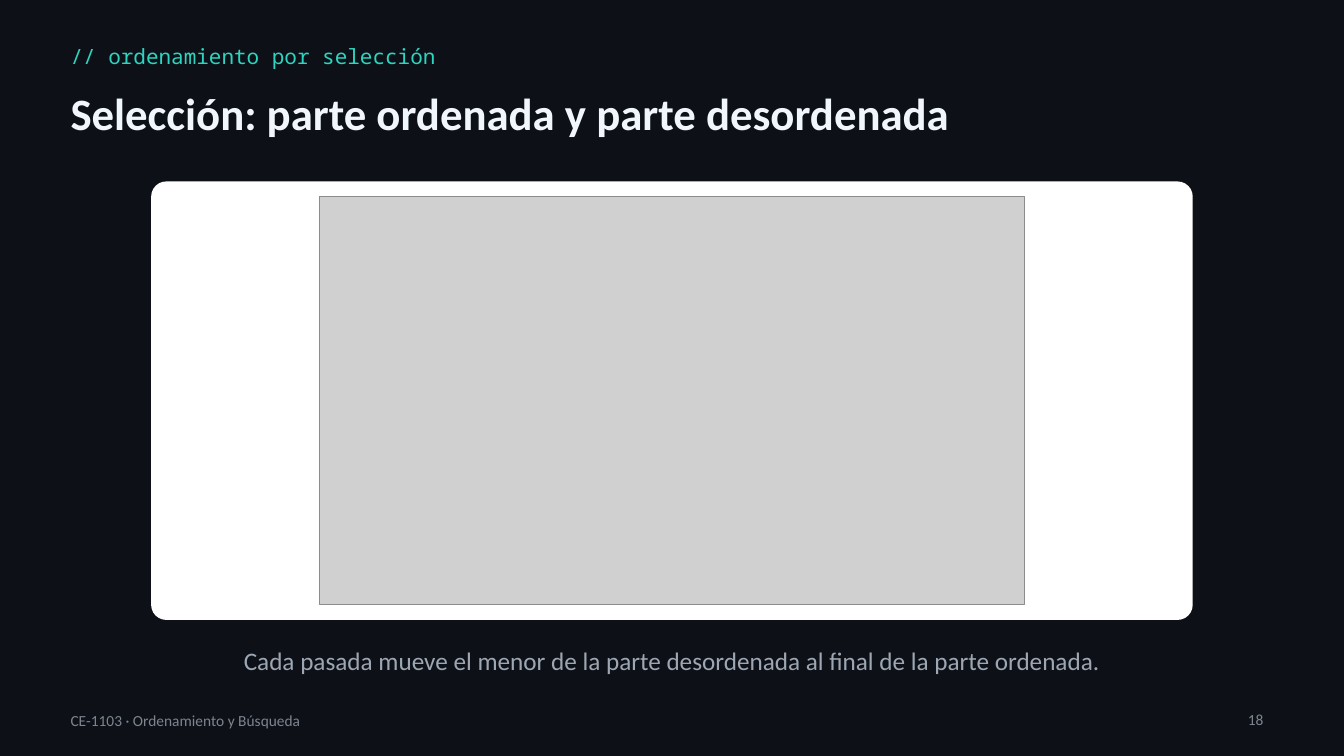
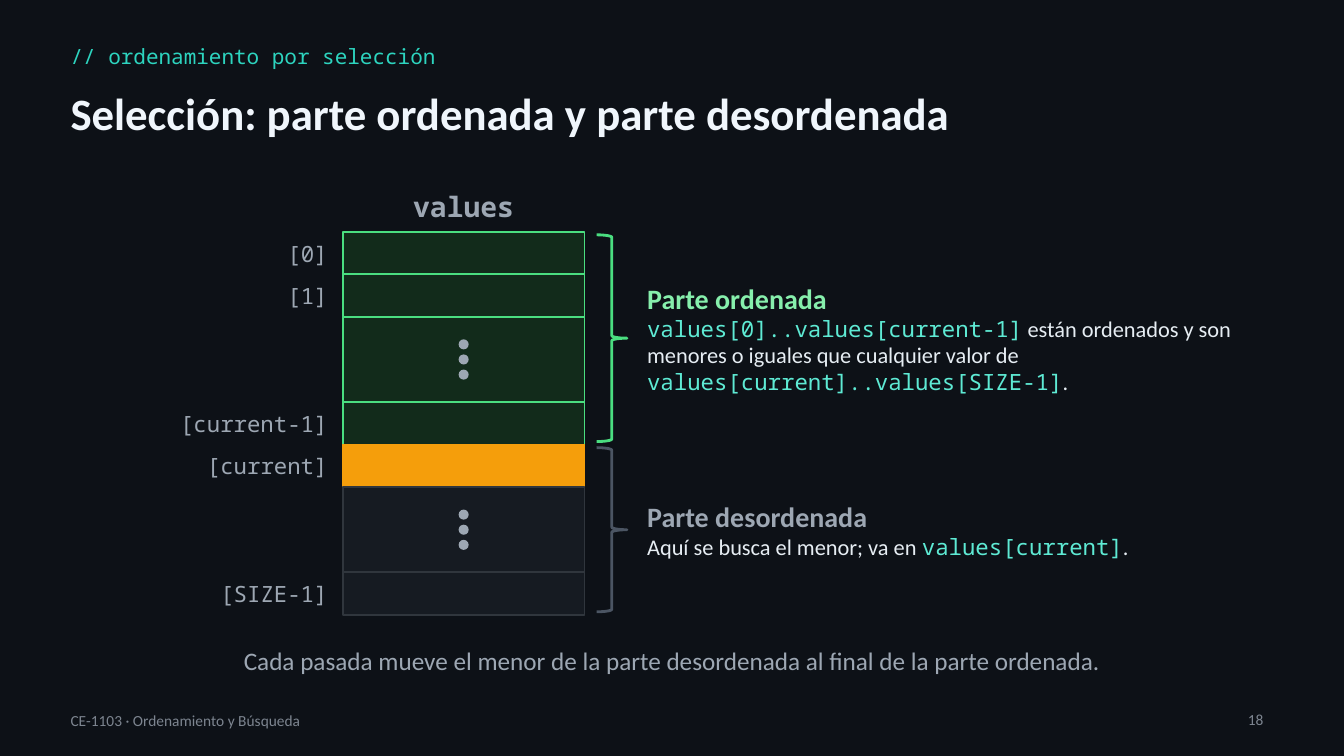
Before and after one commit to itcr-computer-engineering/data-structures-and-algorithms, a slide deck: slide 18 of presentaciones/ce-1103/Lección 04 - Ordenamiento y Búsqueda.pptx. Drawn at 1344x756 pixels with LibreOffice and Linux fonts; fonts in the diff are those of the drawing; grey boxes stand for pictures. Boxes give left, top, right and bottom in pixels: in the first picture for what was removed or moved away, otherwise in the second. Text is boxed around its words. In the diff, an @@ line names an element or a change of style, - is before the commit and + after.

```diff
--- a/presentaciones/ce-1103/Lección 04 - Ordenamiento y Búsqueda.pptx
+++ b/presentaciones/ce-1103/Lección 04 - Ordenamiento y Búsqueda.pptx
@@ rounded rectangle removed at box(151, 181, 1193, 620) @@
@@ picture removed at box(320, 197, 1024, 605) @@
@@ text added at box(413, 195, 514, 218), 20 pt, text #9DA7B3, bold @@
+values
@@ rectangle added at box(343, 232, 585, 274), fill #122B1B, outline #4ADE80 1.25 pt @@
@@ right brace added at box(597, 235, 627, 442), outline #4ADE80 2 pt @@
@@ text added at box(287, 246, 327, 266), 16 pt, text #9DA7B3 @@
+[0]
@@ text added at box(287, 288, 327, 308), 16 pt, text #9DA7B3 @@
+[1]
@@ rectangle added at box(343, 274, 585, 317), fill #122B1B, outline #4ADE80 1.25 pt @@
@@ text added at box(647, 289, 1231, 394), 16 pt, text #5EEAD4 @@
+Parte ordenada
+values[0]..values[current-1] están ordenados y son menores o iguales que cualquier valor de values[current]..values[SIZE-1].
@@ rectangle added at box(343, 317, 585, 401), fill #122B1B, outline #4ADE80 1.25 pt @@
@@ ellipse added at box(459, 340, 469, 350), fill #9DA7B3 @@
@@ ellipse added at box(459, 355, 469, 365), fill #9DA7B3 @@
@@ ellipse added at box(459, 370, 469, 380), fill #9DA7B3 @@
@@ text added at box(180, 416, 327, 436), 16 pt, text #9DA7B3 @@
+[current-1]
@@ rectangle added at box(343, 402, 585, 445), fill #122B1B, outline #4ADE80 1.25 pt @@
@@ rectangle added at box(343, 445, 585, 487), fill #F59E0B, outline #F59E0B 1.25 pt @@
@@ right brace added at box(597, 448, 627, 612), outline #4B5563 2 pt @@
@@ text added at box(207, 458, 328, 478), 16 pt, text #9DA7B3 @@
+[current]
@@ rectangle added at box(343, 487, 585, 572), fill #161B22, outline #30363D 1.25 pt @@
@@ text added at box(647, 507, 1129, 559), 16 pt, text #E6EDF3 @@
+Parte desordenada
+Aquí se busca el menor; va en values[current].
@@ ellipse added at box(459, 510, 469, 520), fill #9DA7B3 @@
@@ ellipse added at box(459, 525, 469, 535), fill #9DA7B3 @@
@@ ellipse added at box(459, 540, 469, 551), fill #9DA7B3 @@
@@ text added at box(220, 586, 327, 606), 16 pt, text #9DA7B3 @@
+[SIZE-1]
@@ rectangle added at box(343, 573, 585, 615), fill #161B22, outline #30363D 1.25 pt @@
```
Also in this commit, not shown: 6 other slides changed, 28 other files.
